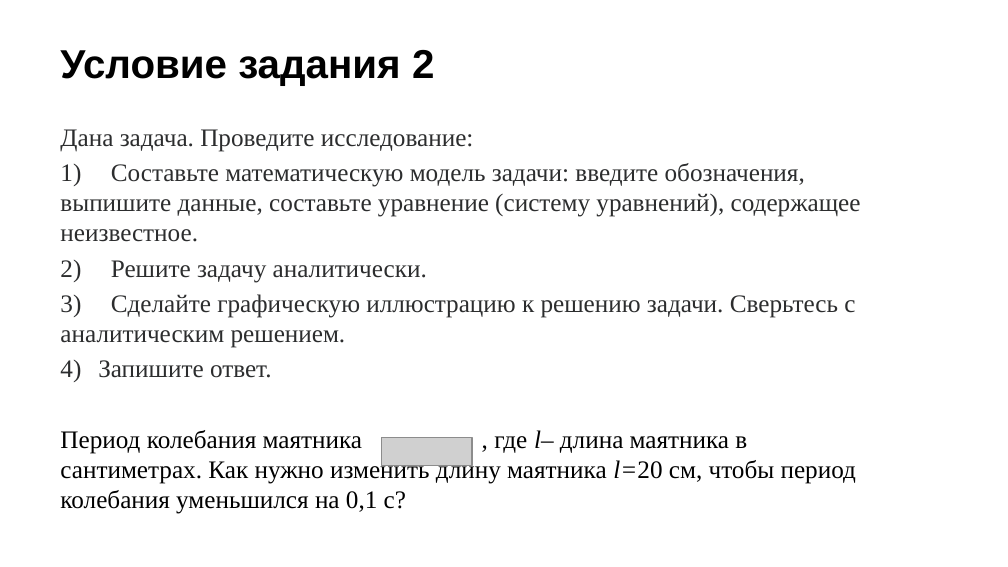
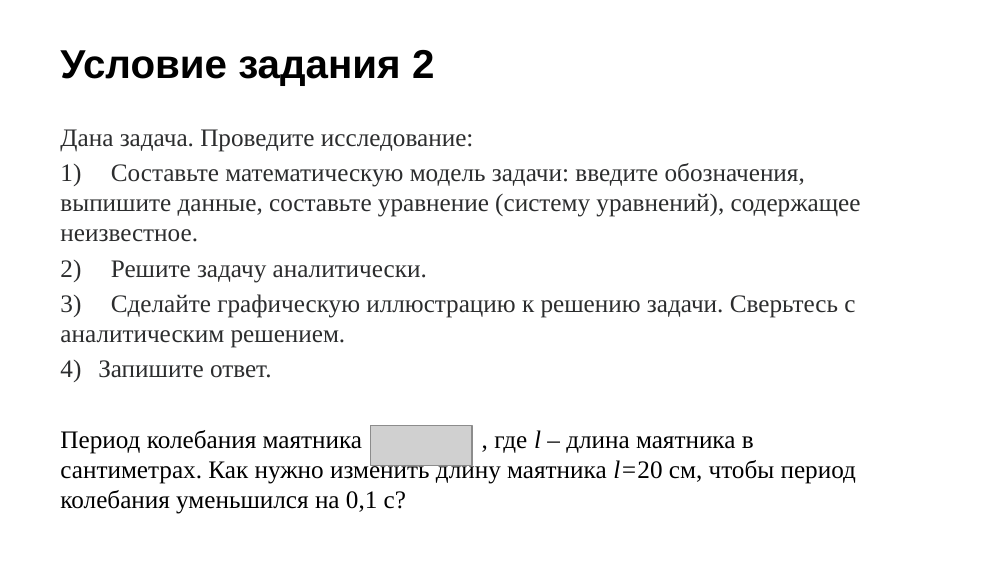
Before and after one commit to Miwm64/itmo_cse, a slide deck: slide 37 of math_analysis/матан_проект_в4.pptx (slide 31 before the commit). Drawn at 1008x567 pixels with LibreOffice and Linux fonts; fonts in the diff are those of the drawing; grey boxes stand for pictures; background and template pictures are left out. Boxes give left, top, right and bottom in pixels: in the first picture for what was removed or moved away, otherwise in the second. Text is boxed around its words. In the diff, an @@ line names an element or a change of style, - is before the commit and + after.

```diff
--- a/math_analysis/матан_проект_в4.pptx
+++ b/math_analysis/матан_проект_в4.pptx
@@ text at <box>60,430,856,514</box>: spaces changed @@
-Период колебания маятника , где l– длина маятника в сантиметрах. Как нужно изменить длину маятника l=20 см, чтобы период колебания уменьшился на 0,1 с?
+Период колебания маятника , где l – длина маятника в сантиметрах. Как нужно изменить длину маятника l=20 см, чтобы период колебания уменьшился на 0,1 с?
@@ picture: place and size @@
-picture at <box>381,437,472,466</box>
+picture at <box>371,425,473,465</box>
```
Also in this commit, not shown: 6 other slides changed, 12 slides added, 7 slides removed.
